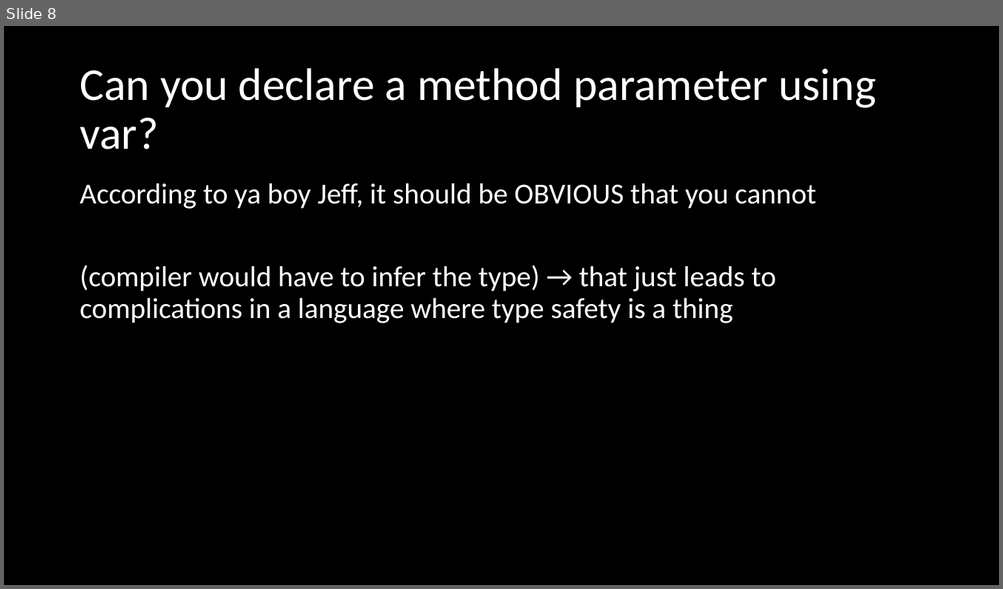
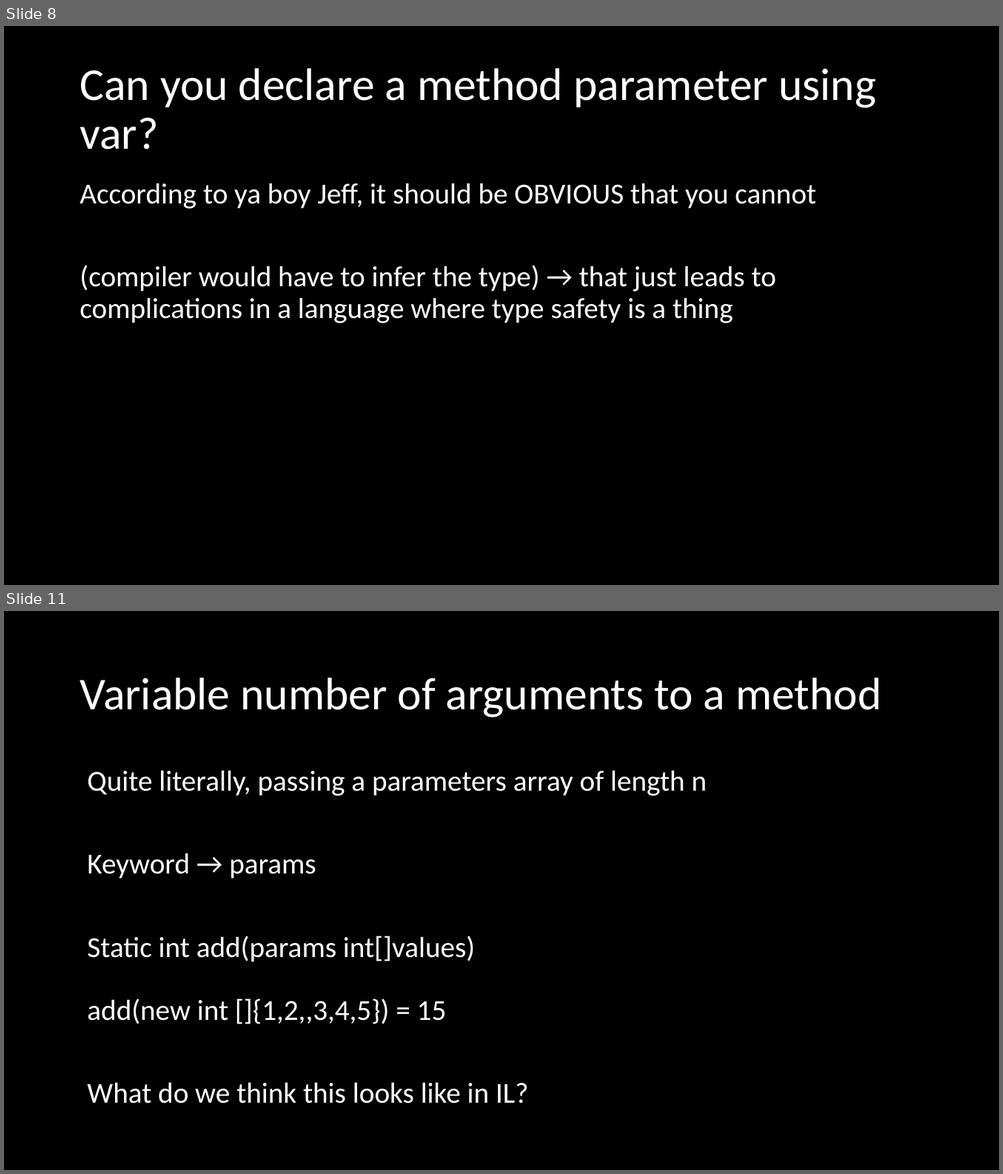
Before and after one commit to microsoft/Flash_University, a slide deck: CLR_via_CSharp/Chapter 9 - Paramters/Parameters.pptx. Shown one above the other, each under a label of ours: slide 8 before the commit, slides 8 and 11 after it; the slides between them are not shown. The pictures are 1003x589 and 1003x1174 pixels, drawn with LibreOffice and Linux fonts; fonts in the diff are those of the drawing. Boxes give left, top, right and bottom in pixels: in the first picture for what was removed or moved away, otherwise in the second. Text is boxed around its words. In the diff, an @@ line names an element or a change of style, - is before the commit and + after.

```diff
--- a/CLR_via_CSharp/Chapter 9 - Paramters/Parameters.pptx
+++ b/CLR_via_CSharp/Chapter 9 - Paramters/Parameters.pptx
@@ slide 11 added at box(4, 611, 999, 1170), background #000000 @@
@@ title added at box(79, 678, 881, 718), 44 pt, text #FFFFFF @@
+Variable number of arguments to a method
@@ text added at box(87, 770, 707, 1104), 28 pt, text #FFFFFF @@
+Quite literally, passing a parameters array of length n
+Keyword → params
+Static int add(params int[]values)
+add(new int []{1,2,,3,4,5}) = 15
+What do we think this looks like in IL?
```
Also in this commit, not shown: 2 slides changed, 2 other slides added, 3 other files.
